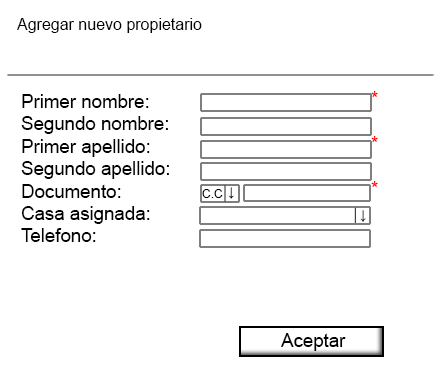
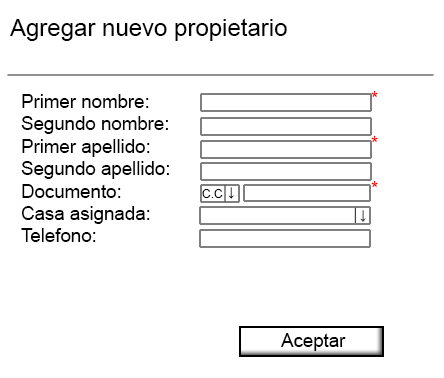
Layers edited between the first and the second 444×378 image:
painted on "Agregar nuevo propietario" over <box>10,18,287,41</box>
